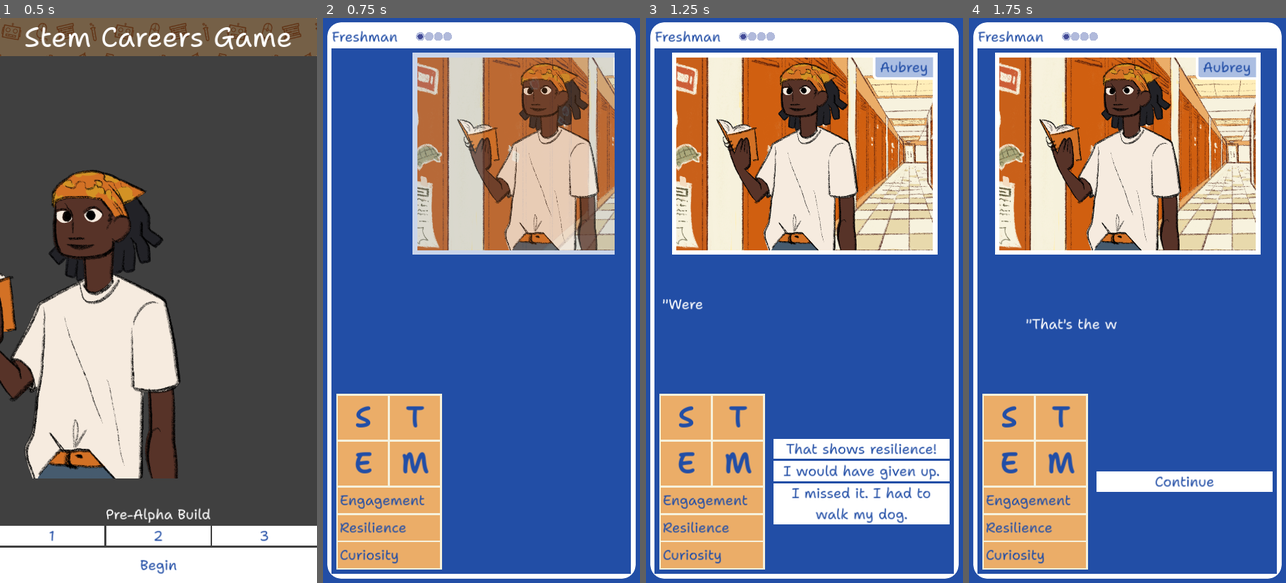
Above: before the commit, frames 1-4 (left to right).
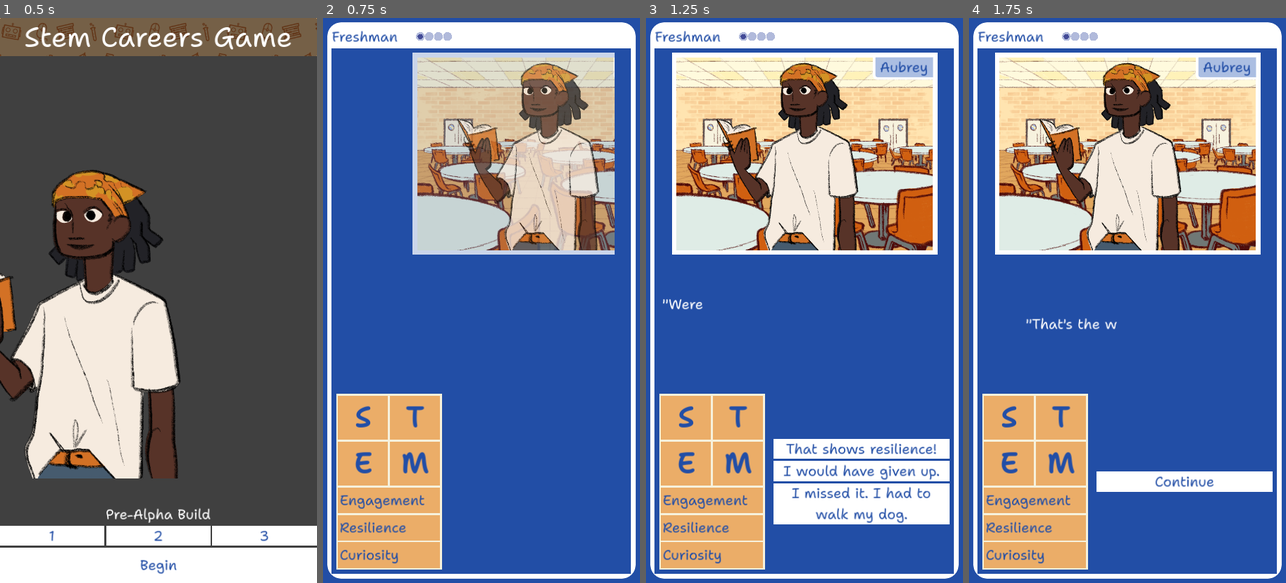
Above: after the commit, the same moments.

Repository: stem-career-paths/game
Game: Godot game, scene res://ui/screen.tscn
The game is run twice, just before and just after one commit, with the same random seed, the same clock (stepped at 60 frames per second) and the same inputs. The engine's default icon, where the game draws it, is replaced by a stand-in: a white triangle on a blue panel in a dark square.
Inputs (mouse positions are in pixels of both pictures, inside the frame that each line leads up to):
- Up to frame 1 (0.5 s): no input
- Up to frame 2 (0.75 s): click (373, 537) at 0.52 s
- Up to frame 3 (1.25 s): no input
- Up to frame 4 (1.75 s): click (1184, 447) at 1.27 s

Frame 1 is identical in both runs. In frame 2, 13% of the frame differs, in the area x 29-92%, y 7-42%; in frame 3, 15%, in the area x 9-91%, y 7-42%; in frame 4, 15%.

Commit message:
Add the lunchroom location

Diff:
--- a/project/locations/game_map.gd
+++ b/project/locations/game_map.gd
@@ -4,6 +4,7 @@
 const _RESOURCE_PATHS : Array[String] = [
 	"res://locations/classroom.png",
 	"res://locations/hallway.png",
+	"res://locations/lunchroom.png",
 ]
 
 ## Maps location names to their textures.
Binary file added: project/locations/lunchroom.png
Not shown, added: project/locations/lunchroom.png.import
